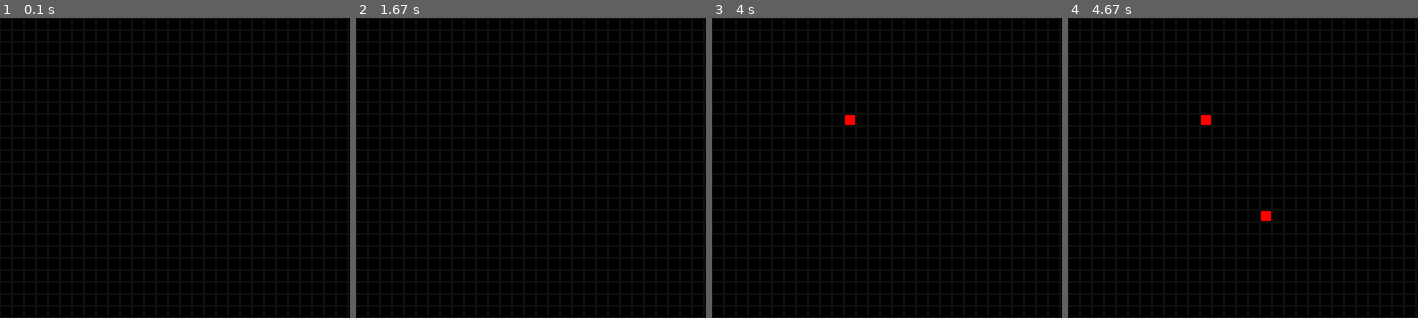
Above: before the commit, frames 1-4 (left to right).
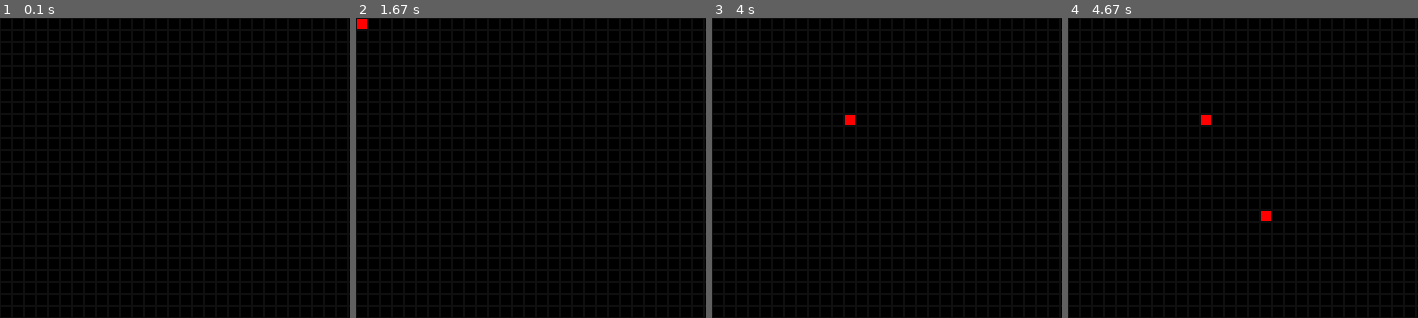
Above: after the commit, the same moments.

Repository: MatixTech404/pygame-of-life
Game: pygame game, started from src/main.py
Two runs of this game, one before a commit and one after it. Both use one fixed random seed, a clock stepped at 60 frames per second and the inputs below.
Inputs (mouse positions are % of the whole screen's width and height, from its top left):
- Up to frame 1 (0.1 s): no input
- Up to frame 2 (1.67 s): click (1, 1) at 0.38 s; tap Space at 0.67 s; click (87, 85) at 1.05 s; click (52, 16) at 1.38 s
- Up to frame 3 (4 s): click (14, 47) at 1.72 s; click (50, 62) at 2.05 s; hold R 2.33-2.8 s; tap C at 2.83 s; click (81, 48) at 3.22 s; click (71, 32) at 3.55 s; click (20, 16) at 3.88 s
- Up to frame 4 (4.67 s): click (26, 68) at 4.22 s; click (28, 32) at 4.55 s
The pictures show only the part of the screen within x 0-50%, y 0-50%; the shares and areas given below are measured in that part.
In our replay, the window is 600x600 before the commit and 700x600 after it. These sizes can differ from the game's own. Grey fills any space a smaller window leaves; there, only what the larger window draws over its background counts as a difference.

The runs differ from the first frame. In frame 1, only the window size differs. In frame 2, 0.1% of the frame differs, in the area x 0-4%, y 0-4%; in frame 3, only the window size differs; in frame 4, only the window size differs.

Commit message:
implement buttons (in odd way)

Diff:
--- a/src/main.py
+++ b/src/main.py
@@ -5,13 +5,21 @@
 import colors as c
 
 # our constants
-WIDTH, HEIGHT = 600, 600
+WIDTH, HEIGHT = 700, 600
+FPS = 60
 
 pg.init()
 WINDOW = pg.display.set_mode((WIDTH, HEIGHT))
 
 grid = WGrid(WINDOW, None, (0, 0), (600, 600), margin=1)
 
+buttons = [pg.Rect(610, 100*i-90, 80, 80) for i in range(4)]
+actions = ['grid.evolve()', 'evolve = not evolve', 'grid.set_grid()', 'grid.set_random_grid()']
+
+clock = pg.time.Clock()
+evolve = False
+count = 0
+max_count = round(FPS / 0.1)
 run = True
 while run:
     for e in pg.event.get():
@@ -20,21 +28,31 @@
         if e.type == pgc.MOUSEBUTTONDOWN:
             if e.button == pgc.BUTTON_LEFT:
                 pos = e.pos
-                grid.toggle_cell(pos[0], pos[1])
+                if grid.rect.collidepoint(pos):
+                    grid.toggle_cell(pos[0], pos[1])
+                elif (b := pg.Rect(pos, (1, 1)).collidelist(buttons))+1:
+                    exec(actions[b])  # I know it's not the most elegant solution, but it works ;-)
             if e.button == pgc.BUTTON_RIGHT:
                 grid.evolve()
         if e.type == pgc.KEYDOWN:
             if e.key == pgc.K_SPACE:
-                grid.evolve()
+                evolve = not evolve
             if e.key == pgc.K_c:
                 grid.set_grid()
             if e.key == pgc.K_r:
                 grid.set_random_grid()
+
+    if evolve and count == max_count:
+        grid.evolve()
+        count = 0
+    elif evolve:
+        count += 1
 
     WINDOW.fill(c.BLACK)
 
     grid.draw()
 
     pg.display.update()
+    clock.tick(FPS)
 
 pg.quit()
